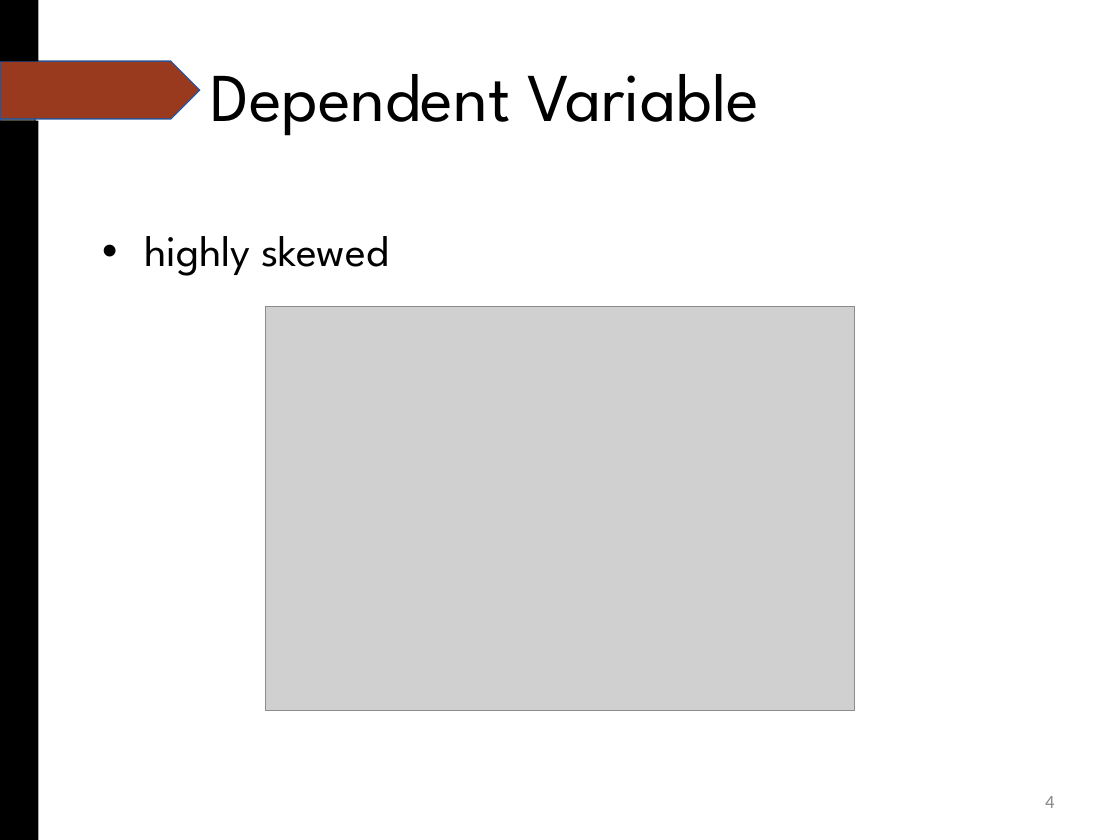
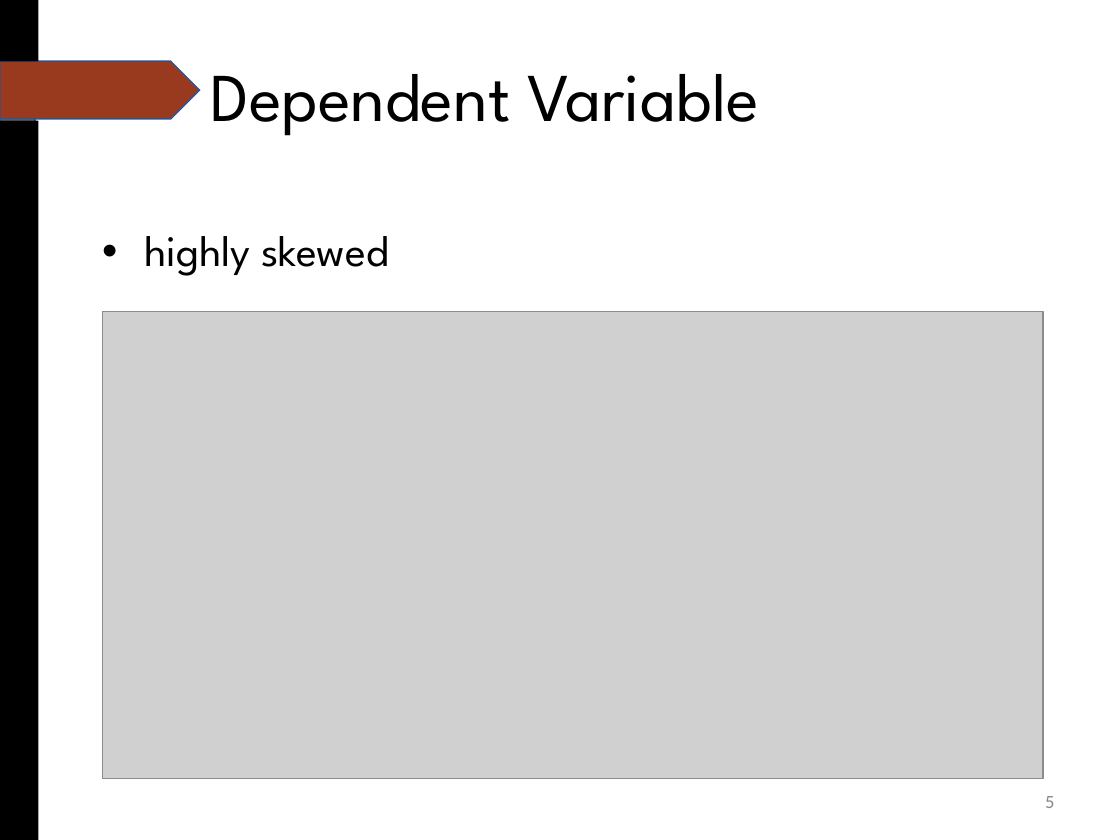
Before and after one commit to lchutny/wildfireplus, a slide deck: slide 5 of W210_EDA.pptx (slide 4 before the commit). Drawn at 1120x840 pixels with LibreOffice and Linux fonts; fonts in the diff are those of the drawing; grey boxes stand for pictures. Boxes give left, top, right and bottom in pixels: in the first picture for what was removed or moved away, otherwise in the second. Text is boxed around its words. In the diff, an @@ line names an element or a change of style, - is before the commit and + after.

```diff
--- a/W210_EDA.pptx
+++ b/W210_EDA.pptx
@@ picture: place and size @@
-picture at (265, 307, 855, 711)
+picture at (103, 311, 1044, 778)
@@ page number at (1045, 796, 1054, 808): text changed @@
-4
+5
```
Also in this commit, not shown: 2 other slides changed, 1 slide added, 4 other files.
